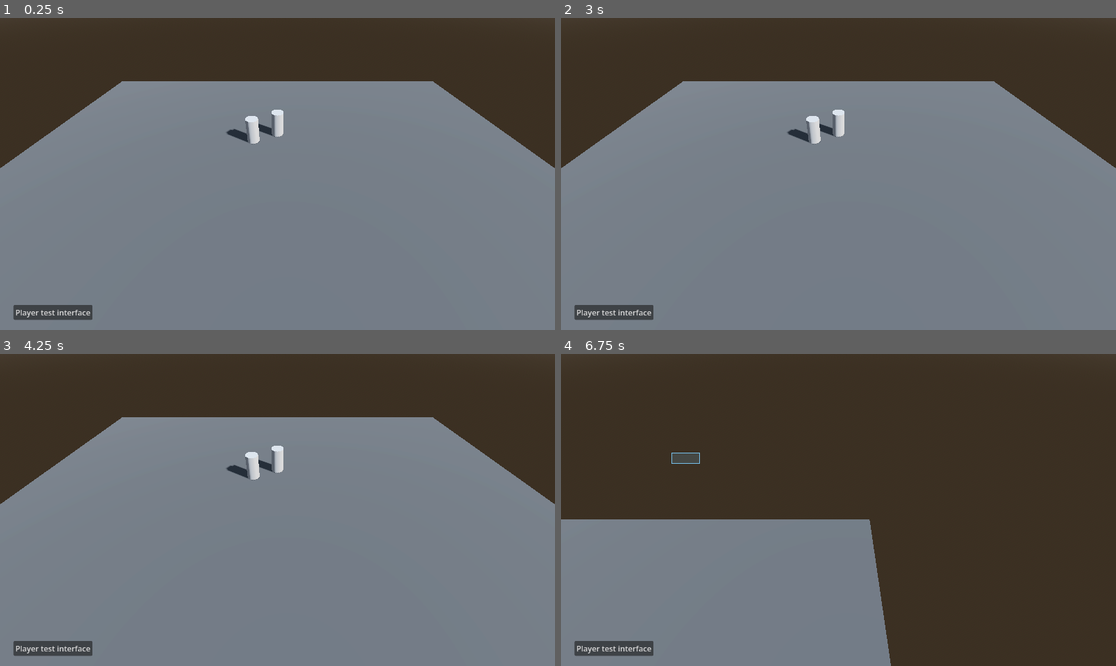
Above: before the commit, frames 1-4 (two rows, left to right).
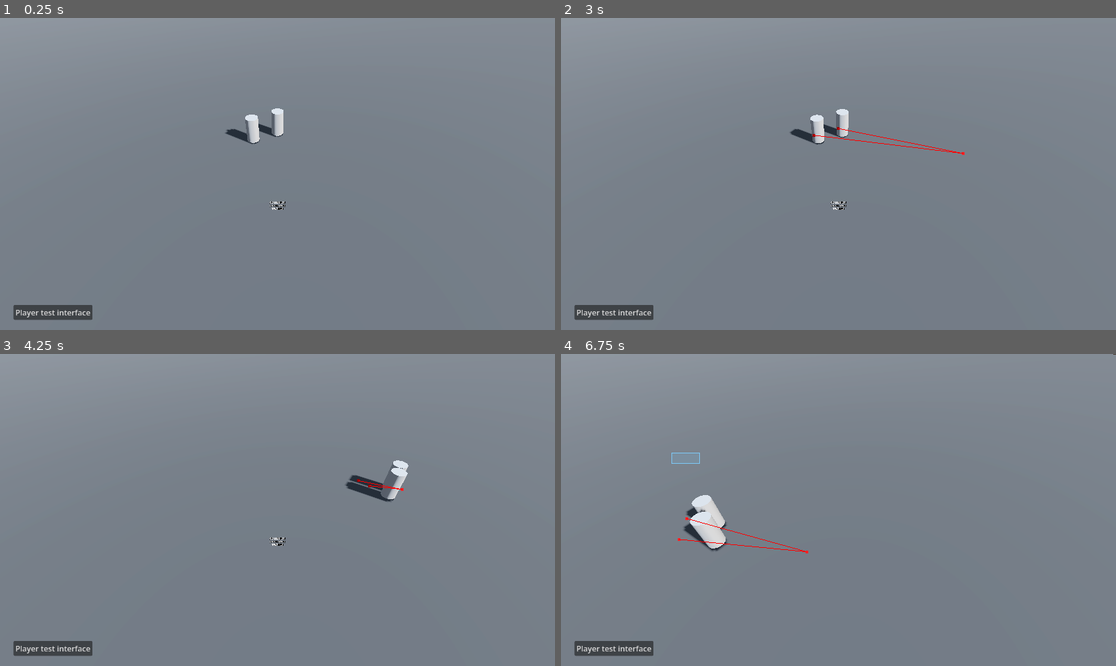
Above: after the commit, the same moments.

Repository: DenisLjubojevic/RTS-Practice
Game: Godot game, scene res://scenes/world.tscn
The game is run twice, just before and just after one commit, with the same random seed, the same clock (stepped at 60 frames per second) and the same inputs.
Inputs (mouse positions are in pixels of both pictures, inside the frame that each line leads up to):
- Up to frame 1 (0.25 s): no input
- Up to frame 2 (3 s): click "Player test interface" at 0.5 s; click "Player test interface" at 1.25 s; click "Player test interface" at 2 s; tap Enter at 2.75 s; move the mouse to (960, 158) at 2.77 s; right-click (960, 158) at 2.85 s; click (960, 158) at 2.92 s
- Up to frame 3 (4.25 s): drag from (166, 525) to (249, 572) at 3.52 s
- Up to frame 4 (6.75 s): move the mouse to (894, 441) at 4.27 s; hold W (camera_forward) 4.28-5 s; click (894, 441) at 4.42 s; right-click (894, 441) at 4.55 s; drag from (810, 572) to (672, 463) at 5.02 s; move the mouse to (1005, 556) at 5.77 s; hold D (camera_right) 5.78-6.5 s; click (1005, 556) at 5.92 s; right-click (1005, 556) at 6.05 s; drag from (672, 463) to (755, 432) at 6.52 s

The runs differ from the first frame. In frame 1, 27% of the frame differs, in the area x 0-100%, y 0-62%; in frame 2, 27%; in frame 3, 28%; in frame 4, 74%, in the area x 0-100%, y 0-100%.
Error in both runs: Invalid access to property or key '1' on a base object of type 'Dictionary'. (res://autoload/autoload_globals.gd:15)

Commit message:
Made simple navmash to move units

Diff:
--- a/rts-practice/autoload/autoload_globals.gd
+++ b/rts-practice/autoload/autoload_globals.gd
@@ -1,15 +1,15 @@
 extends Node
 
-const MODUL_CONSTANTS = preload("res://scripts/modulConstants.gd")
-const MODUL_DATA_COMPILER = preload("res://scripts/modulDataCompiler.gd")
-const MODUL_FILE_MANAGER = preload("res://scripts/modulFileManager.gd")
+const MODULE_CONSTANTS = preload("res://scripts/moduleConstants.gd")
+const MODULE_DATA_COMPILER = preload("res://scripts/moduleDataCompiler.gd")
+const MODULE_FILE_MANAGER = preload("res://scripts/moduleFileManager.gd")
 
 var data: Dictionary = {
 	"gamedata": {}
 }
 
 func _ready() -> void:
-	MODUL_DATA_COMPILER.compileCSVDataFiles()
-	MODUL_DATA_COMPILER.buildDataDictionary(data)
+	MODULE_DATA_COMPILER.compileCSVDataFiles()
+	MODULE_DATA_COMPILER.buildDataDictionary(data)
 	print(JSON.stringify(data, "\t"))
 	print(data["gamedata"][1])
--- a/rts-practice/project.godot
+++ b/rts-practice/project.godot
@@ -67,6 +67,16 @@
 "events": [Object(InputEventKey,"resource_local_to_scene":false,"resource_name":"","device":-1,"window_id":0,"alt_press …(192 unchanged characters)…
 ]
 }
+mouse_leftclick={
+"deadzone": 0.2,
+"events": [Object(InputEventMouseButton,"resource_local_to_scene":false,"resource_name":"","device":-1,"window_id":0,"alt_pressed":false,"shift_pressed":false,"ctrl_pressed":false,"meta_pressed":false,"button_mask":1,"position":Vector2(80, 13),"global_position":Vector2(89, 61),"factor":1.0,"button_index":1,"canceled":false,"pressed":true,"double_click":false,"script":null)
+]
+}
+mouse_rightclick={
+"deadzone": 0.2,
+"events": [Object(InputEventMouseButton,"resource_local_to_scene":false,"resource_name":"","device":-1,"window_id":0,"alt_pressed":false,"shift_pressed":false,"ctrl_pressed":false,"meta_pressed":false,"button_mask":2,"position":Vector2(108, 15),"global_position":Vector2(117, 63),"factor":1.0,"button_index":2,"canceled":false,"pressed":true,"double_click":false,"script":null)
+]
+}
 
 [physics]
 
--- a/rts-practice/scenes/test_unit.tscn
+++ b/rts-practice/scenes/test_unit.tscn
@@ -2,10 +2,10 @@
 
 [ext_resource type="Script" uid="uid://bbemmuma7m6c8" path="res://scripts/select_indicator.gd" id="1_x353t"]
 
+[sub_resource type="CapsuleShape3D" id="CapsuleShape3D_x353t"]
+height = 2.2
+
 [sub_resource type="CylinderMesh" id="CylinderMesh_o0ck3"]
-
-[sub_resource type="BoxShape3D" id="BoxShape3D_x353t"]
-size = Vector3(1, 2, 1)
 
 [sub_resource type="StandardMaterial3D" id="StandardMaterial3D_x353t"]
 transparency = 3
@@ -18,18 +18,25 @@
 top_radius = 0.705
 height = 0.05
 
-[node name="testUnit" type="Node3D" unique_id=683897135]
+[node name="CharacterBody3D" type="CharacterBody3D" unique_id=1975172324]
 script = ExtResource("1_x353t")
+
+[node name="CollisionShape3D" type="CollisionShape3D" parent="." unique_id=334519099]
+transform = Transform3D(1, 0, 0, 0, 1, 0, 0, 0, 1, 0, 1, 0)
+shape = SubResource("CapsuleShape3D_x353t")
 
 [node name="Unit" type="MeshInstance3D" parent="." unique_id=942542265]
 transform = Transform3D(1, 0, 0, 0, 1, 0, 0, 0, 1, 0, 1, 0)
 mesh = SubResource("CylinderMesh_o0ck3")
 
-[node name="CharacterBody3D" type="CharacterBody3D" parent="." unique_id=1975172324]
-
-[node name="CollisionShape3D" type="CollisionShape3D" parent="CharacterBody3D" unique_id=334519099]
-transform = Transform3D(1, 0, 0, 0, 1, 0, 0, 0, 1, 0, 1, 0)
-shape = SubResource("BoxShape3D_x353t")
-
 [node name="SelectionCircle" type="MeshInstance3D" parent="." unique_id=1705695394]
 mesh = SubResource("CylinderMesh_knrx7")
+
+[node name="NavigationAgent3D" type="NavigationAgent3D" parent="." unique_id=163682852]
+path_height_offset = 0.25
+avoidance_enabled = true
+debug_enabled = true
+
+[node name="Timer" type="Timer" parent="." unique_id=2134228999]
+wait_time = 0.25
+autostart = true
--- a/rts-practice/scenes/world.tscn
+++ b/rts-practice/scenes/world.tscn
@@ -20,10 +20,18 @@
 tonemap_mode = 2
 glow_enabled = true
 
+[sub_resource type="NavigationMesh" id="NavigationMesh_4wyf3"]
+vertices = PackedVector3Array(-99.5, 0.5, -99.5, -99.5, 0.5, 99.5, 99.5, 0.5, 99.5, 99.5, 0.5, -99.5)
+polygons = [PackedInt32Array(3, 2, 0), PackedInt32Array(0, 2, 1)]
+
 [sub_resource type="StandardMaterial3D" id="StandardMaterial3D_gv5m4"]
 albedo_color = Color(0.25565878, 0.25565878, 0.25565878, 1)
 
 [sub_resource type="PlaneMesh" id="PlaneMesh_f3sb7"]
+size = Vector2(10, 10)
+
+[sub_resource type="BoxShape3D" id="BoxShape3D_k0juu"]
+size = Vector3(10, 1, 10)
 
 [node name="World" type="Node3D" unique_id=1905051055]
 
@@ -56,6 +64,7 @@
 
 [node name="visible_units_ares3D" type="Area3D" parent="Player_Interface/camera_base" unique_id=525798243]
 transform = Transform3D(1, 0, 0, 0, 1, 0, 0, 0, 1, 0, 0, -3)
+visible = false
 
 [node name="CollisionShape3D" type="CollisionShape3D" parent="Player_Interface/camera_base/visible_units_ares3D" unique_id=224967401]
 transform = Transform3D(1, 0, 0, 0, 1, 0, 0, 0, 1, 0, 0.5, 0)
@@ -68,13 +77,34 @@
 transform = Transform3D(-0.53054255, 0.50903517, 0.67779636, 0.014754667, -0.79394346, 0.6078126, 0.8475299, 0.3324711, 0.41371015, 8, 8, 19)
 shadow_enabled = true
 
-[node name="Field" type="MeshInstance3D" parent="." unique_id=143201396]
+[node name="NavigationRegion3D" type="NavigationRegion3D" parent="." unique_id=473008752]
+navigation_mesh = SubResource("NavigationMesh_4wyf3")
+
+[node name="Field" type="MeshInstance3D" parent="NavigationRegion3D" unique_id=143201396]
 transform = Transform3D(20, 0, 0, 0, 20, 0, 0, 0, 20, 0, 0, 0)
 material_override = SubResource("StandardMaterial3D_gv5m4")
 mesh = SubResource("PlaneMesh_f3sb7")
+
+[node name="StaticBody3D" type="StaticBody3D" parent="NavigationRegion3D/Field" unique_id=1936451945]
+
+[node name="CollisionShape3D" type="CollisionShape3D" parent="NavigationRegion3D/Field/StaticBody3D" unique_id=458696283]
+transform = Transform3D(1, 0, 0, 0, 1, 0, 0, 0, 1, 0, -0.5, 0)
+shape = SubResource("BoxShape3D_k0juu")
 
 [node name="testUnit" parent="." unique_id=683897135 instance=ExtResource("3_4wyf3")]
 transform = Transform3D(1, 0, 0, 0, 1, 0, 0, 0, 1, 0, 0, -8)
 
 [node name="testUnit2" parent="." unique_id=877398214 instance=ExtResource("3_4wyf3")]
 transform = Transform3D(1, 0, 0, 0, 1, 0, 0, 0, 1, -2, 0, -7)
+
+[node name="Node3D" type="Node3D" parent="." unique_id=1511057752]
+transform = Transform3D(1, 0, 0, 0, 1, 0, 0, 0, 1, 0, 0.39999998, 0)
+
+[node name="NavigationObstacle3D" type="NavigationObstacle3D" parent="Node3D" unique_id=1535956401]
+radius = 0.5
+
+[node name="Label3D" type="Label3D" parent="Node3D" unique_id=1614210753]
+transform = Transform3D(1, 0, 0, 0, -4.371139e-08, 1, 0, -1, -4.371139e-08, 0, 0, 0)
+text = "COLLISSION
+AVOIDANCE
+TESTING"
--- /dev/null
+++ b/rts-practice/scripts/moduleCamera.gd
@@ -0,0 +1,13 @@
+extends RefCounted
+
+# Holds camera operations
+
+static func getVerctor3FromCameraRaycast(camera: Camera3D, camera2DCords: Vector2) -> Vector3:
+	var rayFrom: Vector3 = camera.project_ray_origin(camera2DCords)
+	var rayTo: Vector3 = rayFrom + camera.project_ray_normal(camera2DCords) * 1000.0
+	var rayParameters: PhysicsRayQueryParameters3D = PhysicsRayQueryParameters3D.create(rayFrom, rayTo)
+
+	var result: Dictionary = camera.get_world_3d().get_direct_space_state().intersect_ray(rayParameters)
+
+	if result: return result.position
+	else: return Vector3.ZERO
--- a/rts-practice/scripts/modulDataCompiler.gd
+++ b/rts-practice/scripts/moduleDataCompiler.gd
@@ -4,8 +4,8 @@
 # Handle all our data building
 # -----------------------------------------------------------------------------
 
-const MODUL_CONSTANTS = preload("res://scripts/modulConstants.gd")
-const MODUL_FILE_MANAGER = preload("res://scripts/modulFileManager.gd")
+const MODULE_CONSTANTS = preload("res://scripts/moduleConstants.gd")
+const MODULE_FILE_MANAGER = preload("res://scripts/moduleFileManager.gd")
 
 static func encodeDataToString(text: String) -> String:
 	return Marshalls.utf8_to_base64(text)
@@ -14,18 +14,18 @@
 	return Marshalls.base64_to_utf8(text)
 
 static func compileCSVDataFiles() -> void:
-	for file in DirAccess.get_files_at(MODUL_CONSTANTS.PATH_FOLDER_DATA):
-		if file.ends_with(MODUL_CONSTANTS.FORMAT_CSV):
-			MODUL_FILE_MANAGER.encodeDataFile(MODUL_CONSTANTS.PATH_FOLDER_DATA + file)
+	for file in DirAccess.get_files_at(MODULE_CONSTANTS.PATH_FOLDER_DATA):
+		if file.ends_with(MODULE_CONSTANTS.FORMAT_CSV):
+			MODULE_FILE_MANAGER.encodeDataFile(MODULE_CONSTANTS.PATH_FOLDER_DATA + file)
 
 static func buildDataDictionary(dictionary: Dictionary) -> void:
 	var dictNames: Array = dictionary.keys()
 
 	var i: int = 0
 	for dict in dictNames:
-		for file in DirAccess.get_files_at(MODUL_CONSTANTS.PATH_FOLDER_DATA):
-			if file.count(dict) and file.ends_with(MODUL_CONSTANTS.FORMAT_DATA):
-				var encodedData: String = MODUL_FILE_MANAGER.loadTextFile(MODUL_CONSTANTS.PATH_FOLDER_DATA + file)
+		for file in DirAccess.get_files_at(MODULE_CONSTANTS.PATH_FOLDER_DATA):
+			if file.count(dict) and file.ends_with(MODULE_CONSTANTS.FORMAT_DATA):
+				var encodedData: String = MODULE_FILE_MANAGER.loadTextFile(MODULE_CONSTANTS.PATH_FOLDER_DATA + file)
 				var decodedData: String = decodeDataToString(encodedData)
 				var allCsvLines: PackedStringArray = decodedData.split("\r\n")
 				dictionary[dictNames[i]] = dataParseCSV(allCsvLines)
--- a/rts-practice/scripts/modulFileManager.gd
+++ b/rts-practice/scripts/moduleFileManager.gd
@@ -4,8 +4,8 @@
 # Handle file operations
 # -----------------------------------------------------------------------------
 
-const MODUL_CONSTANTS = preload("res://scripts/modulConstants.gd")
-const MODUL_DATA_COMPILER = preload("res://scripts/modulDataCompiler.gd")
+const MODULE_CONSTANTS = preload("res://scripts/moduleConstants.gd")
+const MODULE_DATA_COMPILER = preload("res://scripts/moduleDataCompiler.gd")
 
 static func printFile(filepath: String) -> void:
 	var text: String = FileAccess.open(filepath, FileAccess.READ).get_as_text()
@@ -34,7 +34,7 @@
 	if !fileExists(filePath): return
 
 	var loadFileData: String = FileAccess.open(filePath, FileAccess.READ).get_as_text()
-	var saveFilePath: String = filePath.replace(MODUL_CONSTANTS.FORMAT_CSV, MODUL_CONSTANTS.FORMAT_DATA)
+	var saveFilePath: String = filePath.replace(MODULE_CONSTANTS.FORMAT_CSV, MODULE_CONSTANTS.FORMAT_DATA)
 
-	var encodedText: String = MODUL_DATA_COMPILER.encodeDataToString(loadFileData)
+	var encodedText: String = MODULE_DATA_COMPILER.encodeDataToString(loadFileData)
 	saveTextFile(saveFilePath, encodedText)
--- a/rts-practice/scripts/player_interface.gd
+++ b/rts-practice/scripts/player_interface.gd
@@ -16,14 +16,14 @@
 	initalizeInterface()
 
 # detects when unit has entered visible area
-func unitEnterVisibleArea(unit: Node3D) -> void:
+func unitEnterVisibleArea(unit: CharacterBody3D) -> void:
 	var unitId: int = unit.get_instance_id()
 
 	if visibleUnitsInArea.keys().has(unitId): return
-	visibleUnitsInArea[unitId] = unit.get_parent()
+	visibleUnitsInArea[unitId] = unit
 
 # detects when unit has exited visible area
-func unitExitVisibleArea(unit: Node3D) -> void:
+func unitExitVisibleArea(unit: CharacterBody3D) -> void:
 	var unitId: int = unit.get_instance_id()
 
 	if !visibleUnitsInArea.keys().has(unitId): return
--- a/rts-practice/scripts/select_indicator.gd
+++ b/rts-practice/scripts/select_indicator.gd
@@ -1,6 +1,13 @@
-extends Node3D
+extends CharacterBody3D
 
-@onready var selection_circle = $SelectionCircle
+const MODULE_CAMERA: GDScript = preload("res://scripts/moduleCamera.gd")
+
+var steerSpeed: float = 4.0
+var navigationPathGoalPosition: Vector3
+
+@onready var selection_circle: MeshInstance3D = $SelectionCircle
+@onready var navigation_agent: NavigationAgent3D = $NavigationAgent3D
+@onready var navigationPathTimer: Timer = $Timer
 
 var selected: bool = false:
 	set(value):
@@ -9,3 +16,37 @@
 
 func _ready() -> void:
 	selection_circle.visible = false
+	navigation_agent.velocity_computed.connect(charaterMove)
+	navigationPathTimer.timeout.connect(navigationPathTimerUpdate)
+
+# detects right mouse input and update goal position
+func _input(event: InputEvent) -> void:
+	if Input.is_action_just_pressed("mouse_rightclick"):
+		var mouse_pos: Vector2 = get_viewport().get_mouse_position()
+		var camera: Camera3D = get_viewport().get_camera_3d()
+		var cameraRaycastCords: Vector3 = MODULE_CAMERA.getVerctor3FromCameraRaycast(camera, mouse_pos)
+		if cameraRaycastCords != Vector3.ZERO:
+			navigation_agent.set_target_position(cameraRaycastCords)
+			navigationPathGoalPosition = cameraRaycastCords
+
+# updates velocity of agent so he knows where to move
+func _physics_process(delta: float) -> void:
+	if navigation_agent.is_navigation_finished(): return
+
+	var nextPosition: Vector3 = navigation_agent.get_next_path_position()
+	var direction: Vector3 = global_position.direction_to(nextPosition) * navigation_agent.max_speed
+	var steeredVelocity: Vector3 = (direction - velocity) * delta * steerSpeed
+	var newAgentVelocity: Vector3 = velocity + steeredVelocity
+	navigation_agent.set_velocity(newAgentVelocity)
+
+# method to move character after it got a signal
+func charaterMove(newVelocity: Vector3) -> void:
+	velocity = newVelocity
+	move_and_slide()
+	rotation.y = atan2(velocity.x, velocity.z)
+
+# updates navigation path of characters after timer run out
+func navigationPathTimerUpdate() -> void:
+	if navigation_agent.is_navigation_finished(): return
+
+	navigation_agent.set_target_position(navigationPathGoalPosition)
Not shown, added: rts-practice/scripts/moduleCamera.gd.uid
Renamed: rts-practice/scripts/modulConstants.gd -> rts-practice/scripts/moduleConstants.gd
Renamed: rts-practice/scripts/modulConstants.gd.uid -> rts-practice/scripts/moduleConstants.gd.uid
Renamed: rts-practice/scripts/modulDataCompiler.gd.uid -> rts-practice/scripts/moduleDataCompiler.gd.uid
Renamed: rts-practice/scripts/modulFileManager.gd.uid -> rts-practice/scripts/moduleFileManager.gd.uid
